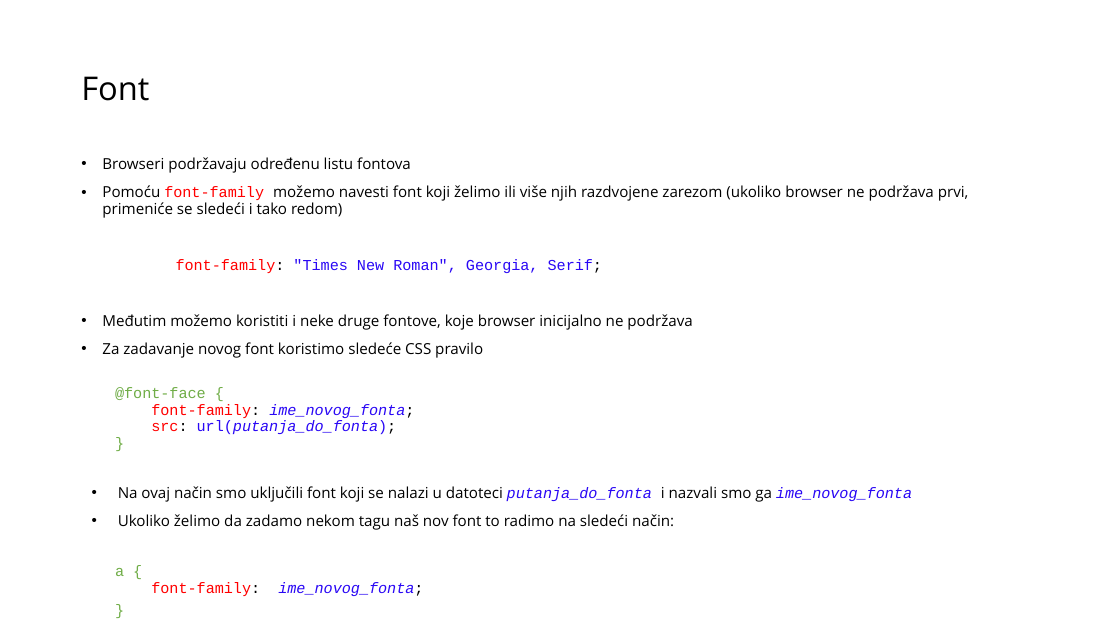
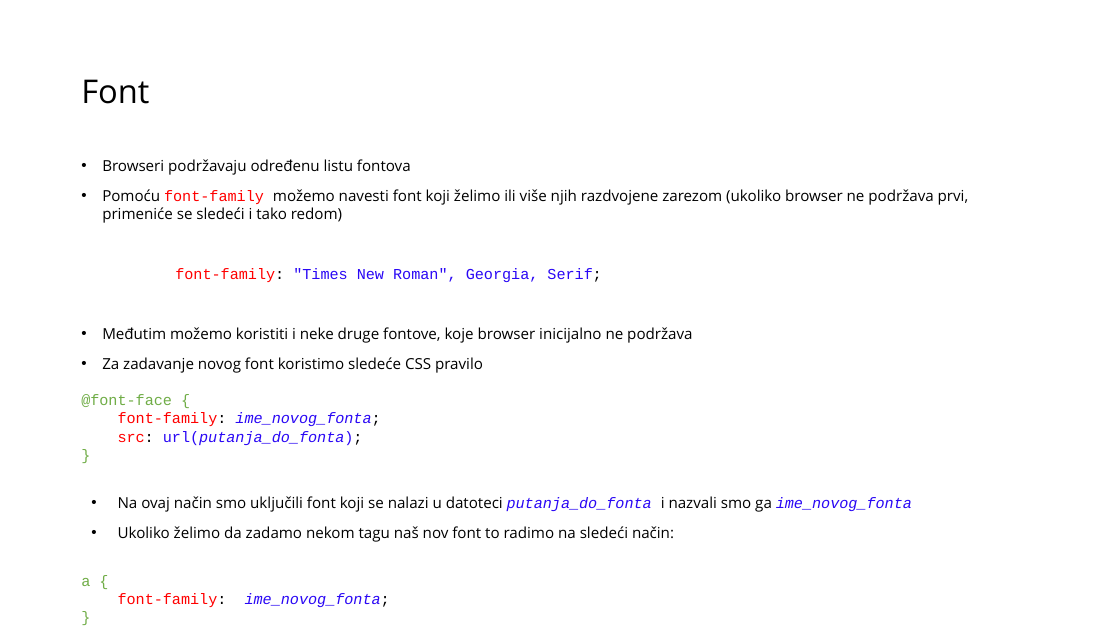
Before and after one commit to MissUchiha/frontend-programming-course, a slide deck: slide 25 of CSS/Prezentacija CSS.pptx. Drawn at 1120x630 pixels with LibreOffice and Linux fonts; fonts in the diff are those of the drawing. Boxes give left, top, right and bottom in pixels: in the first picture for what was removed or moved away, otherwise in the second. Text is boxed around its words. In the diff, an @@ line names an element or a change of style, - is before the commit and + after.

```diff
--- a/CSS/Prezentacija CSS.pptx
+++ b/CSS/Prezentacija CSS.pptx
@@ text "Font" at (81, 79, 149, 104): line spacing 0.9 to 1 @@
@@ text "Browseri podržavaju određenu listu fontova" at (81, 159, 969, 542): line spacing 0.9 to 1; list level 2 to 1 in "@font-face { font-family: ime_novog_fonta; src: ..."; list level 2 to 1 in "a { font-family: ime_novog_fonta;"; list level 2 to 1 in "}" @@
```
Also in this commit, not shown: 60 other slides changed, 3 other files.
